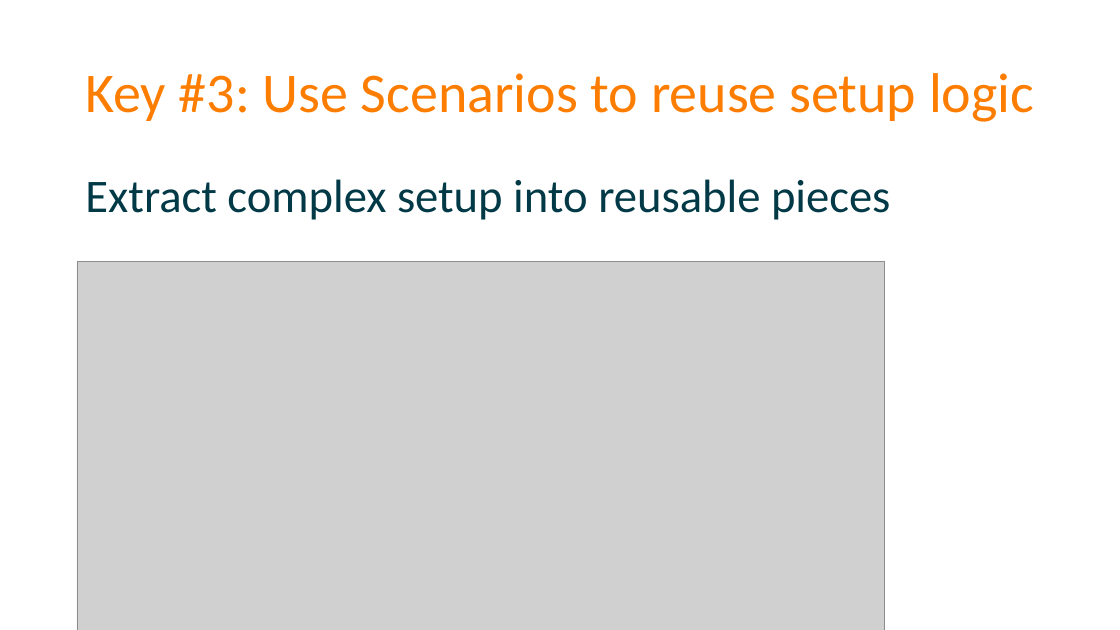
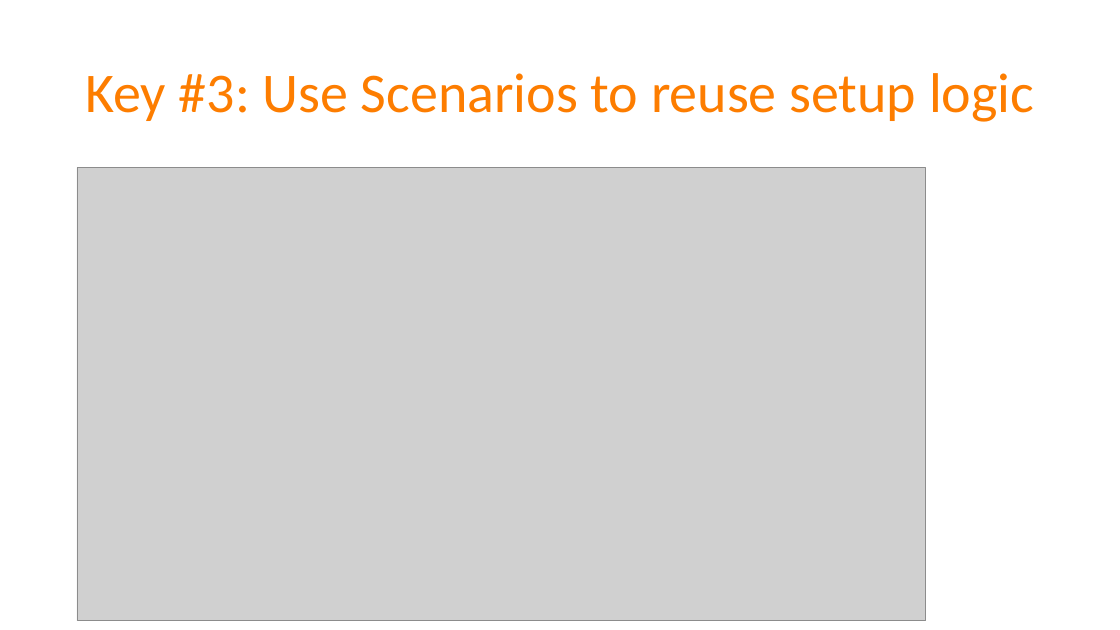
Before and after one commit to spetryjohnson/Talk-Patterns_of_Effective_Test_Setup, a slide deck: slide 72 of POETS - CodeMash 2017.pptx (slide 71 before the commit). Drawn at 1120x630 pixels with LibreOffice and Linux fonts; fonts in the diff are those of the drawing; grey boxes stand for pictures. Boxes give left, top, right and bottom in pixels: in the first picture for what was removed or moved away, otherwise in the second. Text is boxed around its words. In the diff, an @@ line names an element or a change of style, - is before the commit and + after.

```diff
--- a/POETS - CodeMash 2017.pptx
+++ b/POETS - CodeMash 2017.pptx
@@ picture: place and size @@
-picture at (77,261,886,630)
+picture at (77,168,927,622)
@@ text removed at (85,179,890,220) @@
-Extract complex setup into reusable pieces
```
Also in this commit, not shown: 6 other slides changed, 3 slides added, 1 other file.
